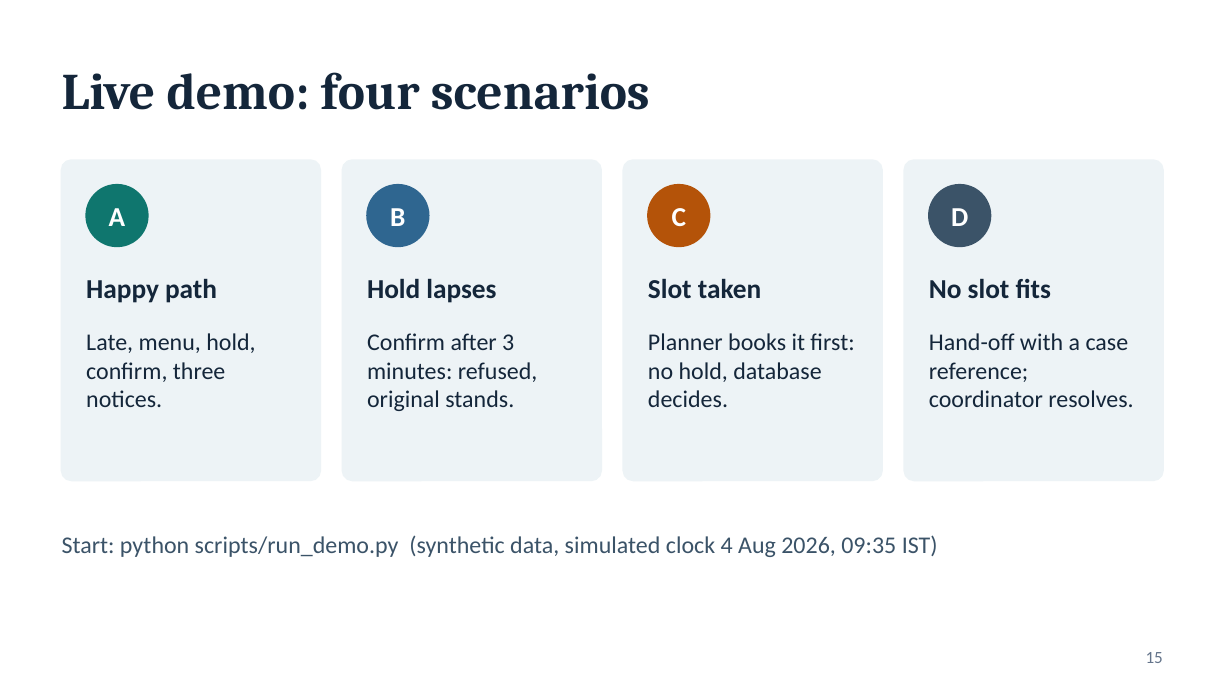
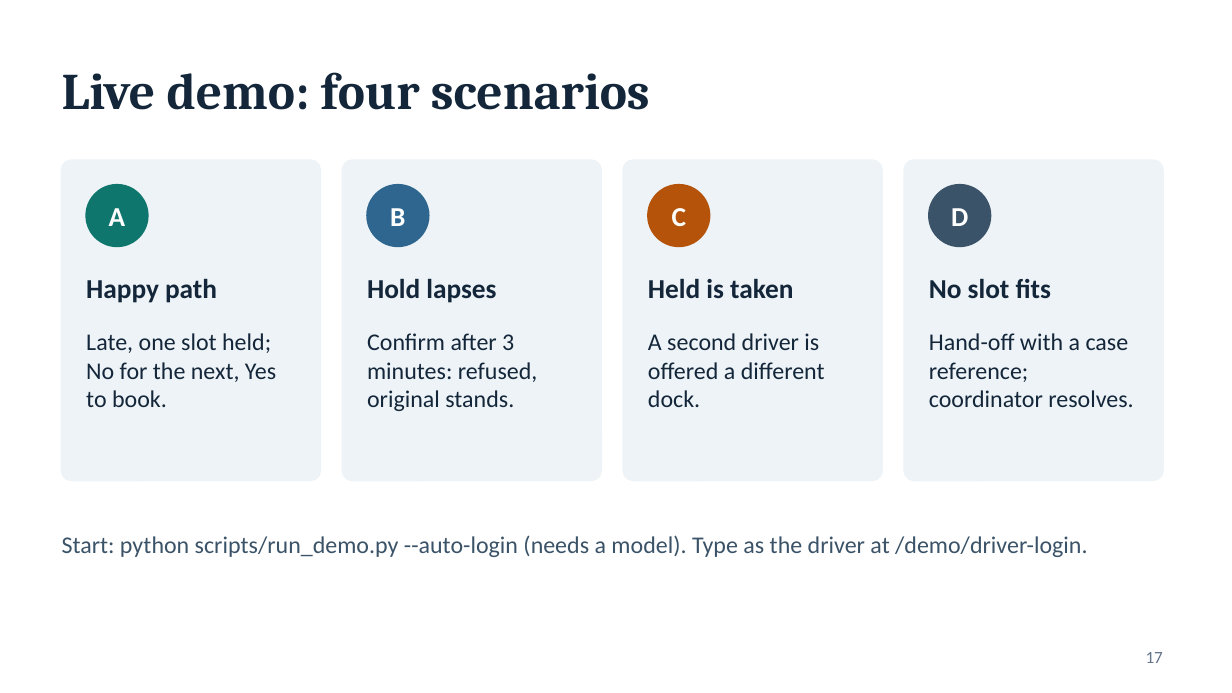
Before and after one commit to vijay-inner-compass/SetuHaul_Rescheduling_Service, a slide deck: slide 17 of docs/SetuHaul-demo.pptx (slide 15 before the commit). Drawn at 1232x693 pixels with LibreOffice and Linux fonts; fonts in the diff are those of the drawing. Boxes give left, top, right and bottom in pixels: in the first picture for what was removed or moved away, otherwise in the second. Text is boxed around its words. In the diff, an @@ line names an element or a change of style, - is before the commit and + after.

```diff
--- a/docs/SetuHaul-demo.pptx
+++ b/docs/SetuHaul-demo.pptx
@@ text at (x1=648, y1=278, x2=793, y2=298): text changed @@
-Slot taken
+Held is taken
@@ text at (x1=86, y1=333, x2=276, y2=407): text changed @@
-Late, menu, hold, confirm, three notices.
+Late, one slot held; No for the next, Yes to book.
@@ text at (x1=648, y1=333, x2=825, y2=407): text changed @@
-Planner books it first: no hold, database decides.
+A second driver is offered a different dock.
@@ text at (x1=62, y1=535, x2=1087, y2=557): text changed @@
-Start: python scripts/run_demo.py (synthetic data, simulated clock 4 Aug 2026, 09:35 IST)
+Start: python scripts/run_demo.py --auto-login (needs a model). Type as the driver at /demo/driver-login.
@@ page number at (x1=1146, y1=652, x2=1163, y2=663): text changed @@
-15
+17
```
Also in this commit, not shown: 11 other slides changed, 2 slides added, 1 other file.
